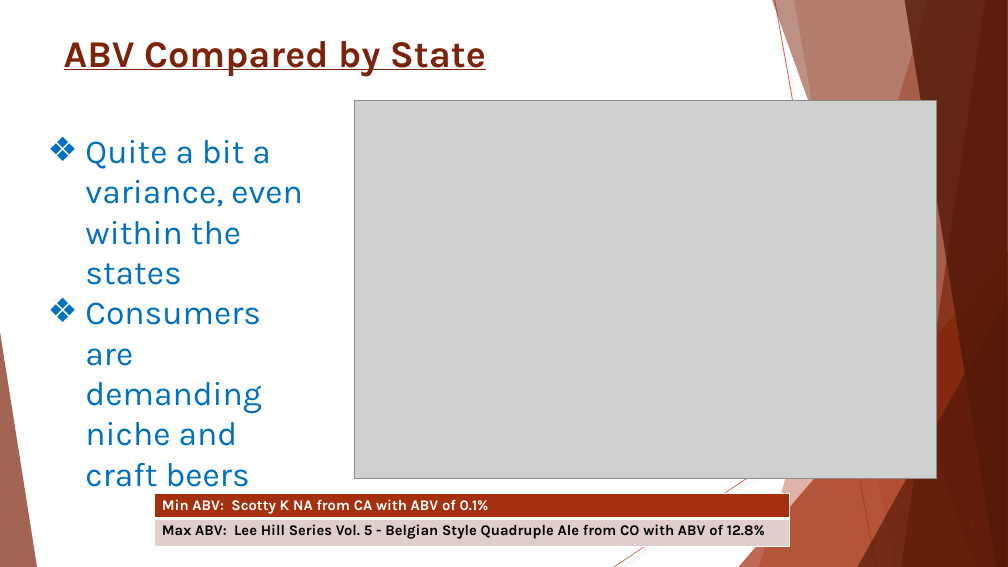
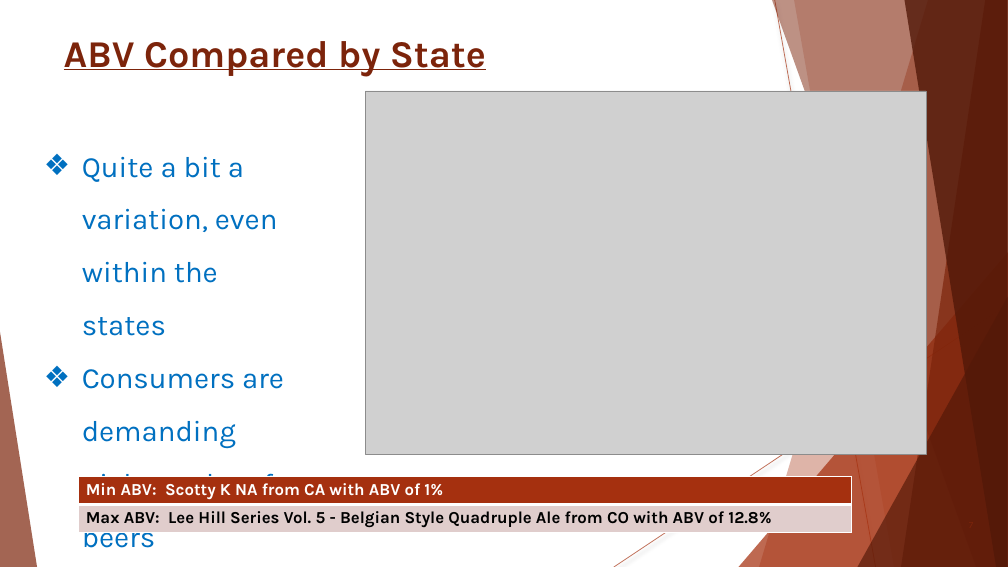
Before and after one commit to Wu-Sophia/BeerAnalysis, a slide deck: slide 7 of DataDynamos_BeerMarketingPresentation.pptx. Drawn at 1008x567 pixels with LibreOffice and Linux fonts; fonts in the diff are those of the drawing; grey boxes stand for pictures. Boxes give left, top, right and bottom in pixels: in the first picture for what was removed or moved away, otherwise in the second. Text is boxed around its words. In the diff, an @@ line names an element or a change of style, - is before the commit and + after.

```diff
--- a/DataDynamos_BeerMarketingPresentation.pptx
+++ b/DataDynamos_BeerMarketingPresentation.pptx
@@ picture: place and size @@
-picture at (354,101,936,479)
+picture at (366,91,926,454)
@@ text at (82,157,278,336): text changed; size 32 to 28 pt @@
-❖ Quite a bit a variance, even within the states
+❖ Quite a bit a variation, even within the states
@@ text at (82,369,284,554): size 32 to 28 pt in "Consumers are demanding niche and craft beers"; line spacing 1 to 1.5 @@
@@ table at (79,476,852,532) @@
-row 1, column 1: Min ABV: Scotty K NA from CA with ABV of 0.1%
+row 1, column 1: Min ABV: Scotty K NA from CA with ABV of 1%
@@ size 14 to 16 pt in "Max ABV: Lee Hill Series Vol. 5 ..." @@
@@ table: place and size @@
-table at (154,494,789,547)
+table at (79,476,852,532)
```
Also in this commit, not shown: 9 other slides changed.
